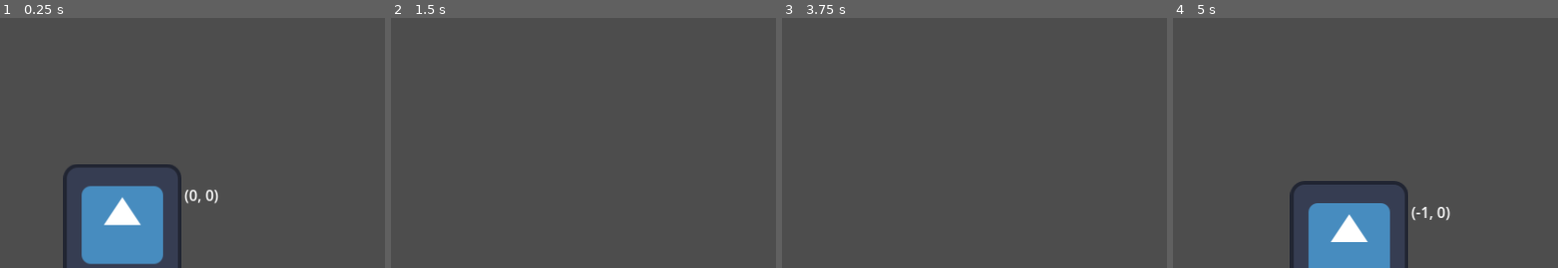
Above: before the commit, frames 1-4 (left to right).
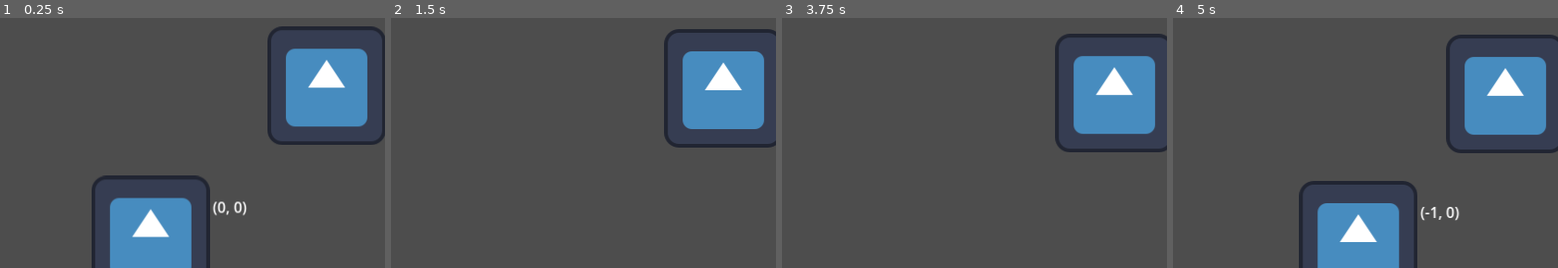
Above: after the commit, the same moments.

Repository: skycatminepokie/hackusu-25
Game: Godot game, scene res://Scenes/world.tscn
Two runs of this game, one before a commit and one after it. Both use one fixed random seed, a clock stepped at 60 frames per second and the inputs below. The engine's default icon, where the game draws it, is replaced by a stand-in: a white triangle on a blue panel in a dark square.
Inputs:
- Up to frame 1 (0.25 s): no input
- Up to frame 2 (1.5 s): hold D (Right) 0.53-1.28 s; hold S (Down) from 1.28 s (still down)
- Up to frame 3 (3.75 s): tap Enter at 2, 3.5 s; release S (Down) at 2.03 s; hold D (Right) 2.03-2.78 s; tap Space at 2.75 s; hold W (Up) 2.78-3.53 s; hold A (Left) from 3.53 s (still down)
- Up to frame 4 (5 s): keep holding A (Left); tap Space at 4.25 s

The runs differ from the first frame. In frame 1, 17% of the frame differs, in the area x 16-100%, y 3-100%; in frame 2, 7.9%; in frame 3, 8.0%; in frame 4, 12%.

Commit message:
omnidirectional push

Diff:
--- a/Scenes/world.tscn
+++ b/Scenes/world.tscn
@@ -1,6 +1,7 @@
-[gd_scene load_steps=4 format=3 uid="uid://d1xsbkrw11y3g"]
+[gd_scene load_steps=5 format=3 uid="uid://d1xsbkrw11y3g"]
 
 [ext_resource type="PackedScene" uid="uid://bf3m1gtwvtkc7" path="res://Scenes/player.tscn" id="1_th2ir"]
+[ext_resource type="Texture2D" uid="uid://d4j473i5dkwll" path="res://Assets/icon.svg" id="2_ejpn4"]
 
 [sub_resource type="RectangleShape2D" id="RectangleShape2D_dk8tl"]
 size = Vector2(165, 1096.71)
@@ -41,3 +42,7 @@
 
 [node name="Player" parent="." instance=ExtResource("1_th2ir")]
 position = Vector2(-133, 44)
+
+[node name="Sprite2D" type="Sprite2D" parent="."]
+position = Vector2(117, -92)
+texture = ExtResource("2_ejpn4")
--- a/Scripts/playermovement.gd
+++ b/Scripts/playermovement.gd
@@ -1,6 +1,10 @@
 extends CharacterBody2D
 
 @onready var label = $Label
+@onready var camera = $"../Camera2D"
+
+signal pushcamera(direction)
+
 func pushback(number,smallnumber,bignumber):
 	var newnumber = 0
 	if number > bignumber:
@@ -8,6 +12,7 @@
 	if number < smallnumber:
 		newnumber = (smallnumber - number) / 14
 	return newnumber
+
 func _physics_process(delta: float)-> void:
 	var speed = 500
 	var inputdirection = Vector2(0,0)
@@ -35,10 +40,17 @@
 			velocity = Vector2(0, speed)
 		Vector2(1,1):
 			velocity = Vector2.ZERO
-	if screen_position.y > 840 or screen_position.y < 240:
-		position.y += pushback(screen_position.y, 240,840)
-	if screen_position.x > 1680 or screen_position.x < 240:
-		position.x += pushback(screen_position.x, 240, 1680)
+	var ypush = pushback(screen_position.y, 240,840)
+	var xpush = pushback(screen_position.x, 240, 1680)
+	position.y += ypush
+	position.x += xpush
+	camera.position.x -= xpush
+	camera.position.y -= ypush
+
+	#if screen_position.y > 840 or screen_position.y < 240:
+		#position.y += pushback(screen_position.y, 240,840)
+	#if screen_position.x > 1680 or screen_position.x < 240:
+		#position.x += pushback(screen_position.x, 240, 1680)
 
 
 	label.text = str(inputdirection)
